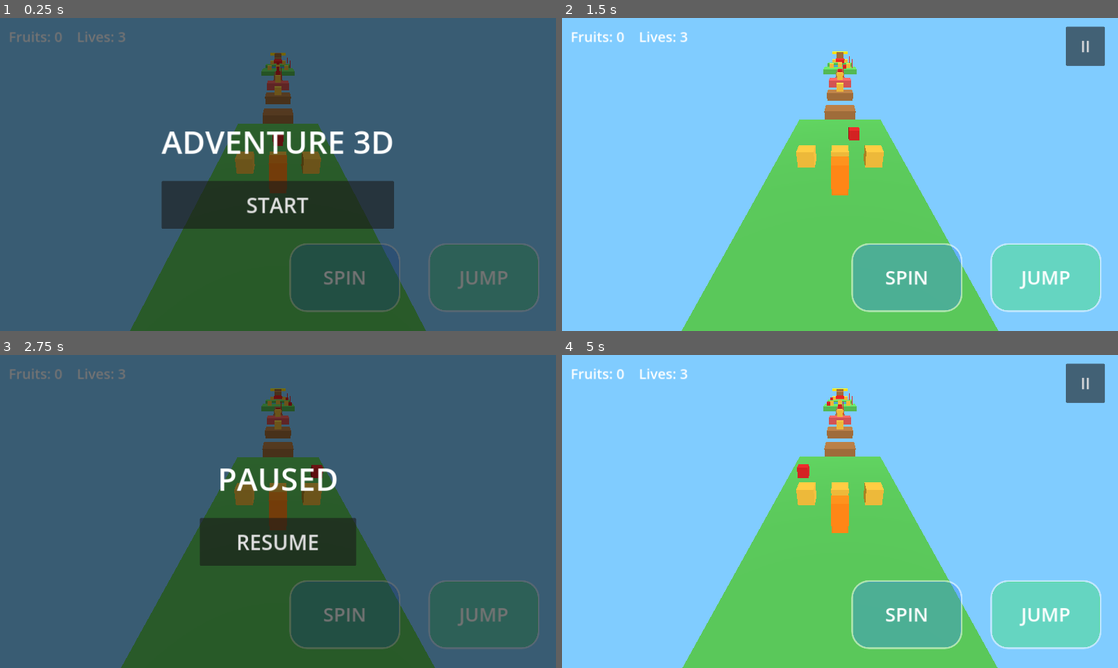
Above: before the commit, frames 1-4 (two rows, left to right).
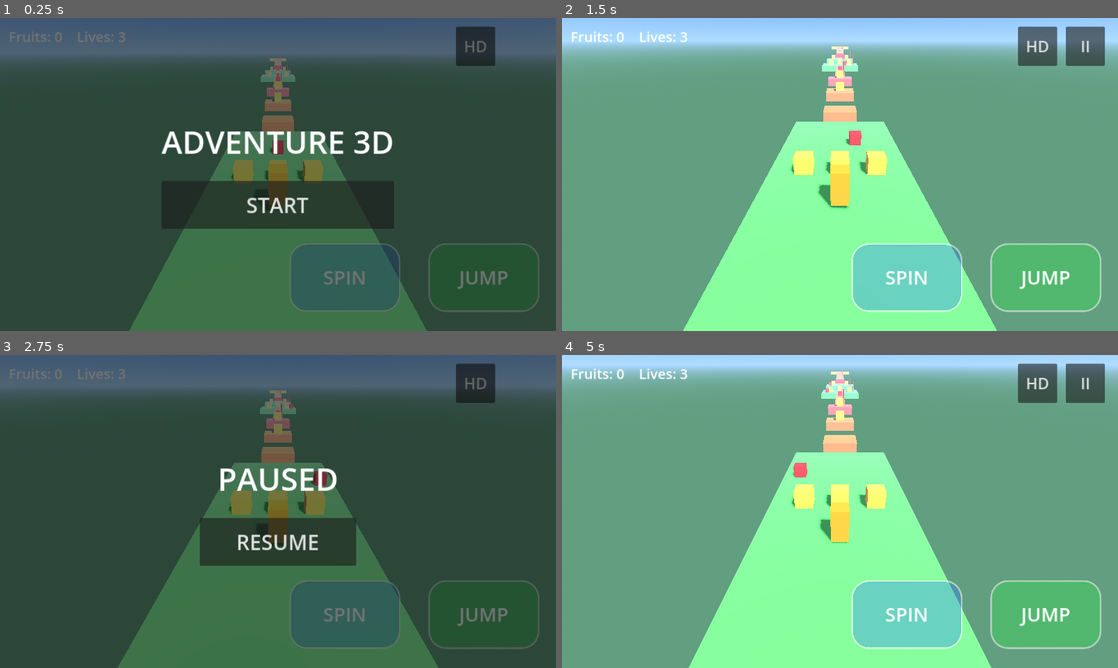
Above: after the commit, the same moments.

Repository: ksomealmlk-create/Adventure3D
Game: Godot game, scene res://main.tscn
The game is run twice, just before and just after one commit, with the same random seed, the same clock (stepped at 60 frames per second) and the same inputs.
Inputs (mouse positions are in pixels of both pictures, inside the frame that each line leads up to):
- Up to frame 1 (0.25 s): no input
- Up to frame 2 (1.5 s): click (1040, 46) at 0.5 s, where only the run after the commit has a clickable "HD"; click "START" at 1.25 s
- Up to frame 3 (2.75 s): click "II" at 2 s
- Up to frame 4 (5 s): click "RESUME" at 2.75 s; click "II" at 3.5 s; click "RESUME" at 4.25 s

The runs differ from the first frame. In frame 1, 75% of the frame differs, in the area x 0-100%, y 2-100%; in frame 2, 97%; in frame 3, 79%; in frame 4, 99%, in the area x 0-100%, y 0-100%.

Commit message:
Stage 12

Diff:
--- a/main.gd
+++ b/main.gd
@@ -1,6 +1,7 @@
 extends Node3D
 
 static var skip_menu := false
+static var fx_on := true
 
 const SPEED := 7.0
 const JUMP_V := 10.0
@@ -16,6 +17,11 @@
 var title_label: Label
 var button: Button
 var pause_btn: Button
+var quality_btn: Button
+var sun_light: DirectionalLight3D
+var mat_cache := {}
+var was_floor := true
+var dust_t := 0.0
 var stick_base: Panel
 var stick_knob: Panel
 var sfx := {}
@@ -42,10 +48,26 @@
 var hazards: Array = []
 
 func _ready() -> void:
+	Engine.physics_ticks_per_second = 120
+	RenderingServer.directional_shadow_atlas_set_size(2048, true)
+	RenderingServer.directional_soft_shadow_filter_set_quality(RenderingServer.SHADOW_QUALITY_SOFT_LOW)
 	var env := WorldEnvironment.new()
 	var e := Environment.new()
-	e.background_mode = Environment.BG_COLOR
-	e.background_color = Color(0.5, 0.8, 1.0)
+	var sky := Sky.new()
+	var sky_mat := ProceduralSkyMaterial.new()
+	sky_mat.sky_top_color = Color(0.25, 0.5, 0.9)
+	sky_mat.sky_horizon_color = Color(0.7, 0.85, 1.0)
+	sky_mat.ground_horizon_color = Color(0.7, 0.85, 1.0)
+	sky_mat.ground_bottom_color = Color(0.4, 0.6, 0.5)
+	sky.sky_material = sky_mat
+	e.background_mode = Environment.BG_SKY
+	e.sky = sky
+	e.fog_enabled = true
+	e.fog_light_color = Color(0.7, 0.85, 1.0)
+	e.fog_density = 0.005
+	e.adjustment_enabled = true
+	e.adjustment_saturation = 1.15
+	e.adjustment_contrast = 1.05
 	e.ambient_light_source = Environment.AMBIENT_SOURCE_COLOR
 	e.ambient_light_color = Color(1, 1, 1)
 	e.ambient_light_energy = 0.5
@@ -54,6 +76,11 @@
 
 	var sun := DirectionalLight3D.new()
 	sun.rotation_degrees = Vector3(-50, 30, 0)
+	sun.light_energy = 1.1
+	sun.shadow_enabled = fx_on
+	sun.directional_shadow_mode = DirectionalLight3D.SHADOW_ORTHOGONAL
+	sun.directional_shadow_max_distance = 45.0
+	sun_light = sun
 	add_child(sun)
 
 	_build_sounds()
@@ -75,6 +102,7 @@
 
 	cam = Camera3D.new()
 	add_child(cam)
+	cam.position = respawn_pos + Vector3(0, 5, 8)
 
 	_build_ui()
 
@@ -111,6 +139,14 @@
 	pause_btn.position = Vector2(sz.x - 120, 20)
 	pause_btn.pressed.connect(_on_pause)
 	layer.add_child(pause_btn)
+
+	quality_btn = Button.new()
+	quality_btn.text = "HD" if fx_on else "LD"
+	quality_btn.add_theme_font_size_override("font_size", 36)
+	quality_btn.custom_minimum_size = Vector2(90, 90)
+	quality_btn.position = Vector2(sz.x - 230, 20)
+	quality_btn.pressed.connect(_on_quality)
+	layer.add_child(quality_btn)
 
 	panel = ColorRect.new()
 	panel.color = Color(0, 0, 0, 0.55)
@@ -290,13 +326,48 @@
 		stick_knob.hide()
 		show_panel("PAUSED", "RESUME")
 
+func _mat(c: Color) -> StandardMaterial3D:
+	var k := c.to_html()
+	if not mat_cache.has(k):
+		var m := StandardMaterial3D.new()
+		m.albedo_color = c
+		m.roughness = 0.85
+		mat_cache[k] = m
+	var out: StandardMaterial3D = mat_cache[k]
+	return out
+
+func _burst(pos: Vector3, color: Color, amount: int, speed: float) -> void:
+	if not fx_on:
+		return
+	var p := CPUParticles3D.new()
+	p.one_shot = true
+	p.amount = amount
+	p.lifetime = 0.5
+	p.explosiveness = 1.0
+	p.direction = Vector3.UP
+	p.spread = 70.0
+	p.initial_velocity_min = speed * 0.5
+	p.initial_velocity_max = speed
+	p.gravity = Vector3(0, -12, 0)
+	var bm := BoxMesh.new()
+	bm.size = Vector3(0.14, 0.14, 0.14)
+	bm.material = _mat(color)
+	p.mesh = bm
+	p.position = pos
+	p.emitting = true
+	add_child(p)
+	get_tree().create_timer(1.2).timeout.connect(p.queue_free)
+
+func _on_quality() -> void:
+	fx_on = not fx_on
+	sun_light.shadow_enabled = fx_on
+	quality_btn.text = "HD" if fx_on else "LD"
+
 func _mesh(size: Vector3, color: Color, pos: Vector3) -> MeshInstance3D:
 	var mi := MeshInstance3D.new()
 	var bm := BoxMesh.new()
 	bm.size = size
-	var mat := StandardMaterial3D.new()
-	mat.albedo_color = color
-	bm.material = mat
+	bm.material = _mat(color)
 	mi.mesh = bm
 	mi.position = pos
 	return mi
@@ -380,13 +451,19 @@
 		show_panel("GAME OVER", "RETRY")
 		return
 	_play("hurt")
+	_burst(player.position, Color(1, 0.3, 0.3), 12, 4.0)
 	player.position = respawn_pos
 	player.velocity = Vector3.ZERO
 
 func _physics_process(delta: float) -> void:
-	cam.global_position = player.global_position + Vector3(0, 5, 8)
-	cam.look_at(player.global_position)
-	label.text = "Fruits: %d    Lives: %d" % [fruits, lives]
+	var cam_target := player.global_position + Vector3(0, 5, 8)
+	cam.global_position = cam.global_position.lerp(cam_target, minf(1.0, delta * 8.0))
+	cam.look_at(player.global_position + Vector3(0, 0.5, 0))
+	var hspeed := Vector2(player.velocity.x, player.velocity.z).length()
+	cam.fov = lerpf(cam.fov, 70.0 + hspeed * 1.2, minf(1.0, delta * 4.0))
+	var txt := "Fruits: %d    Lives: %d" % [fruits, lives]
+	if txt != label.text:
+		label.text = txt
 	if state != "play":
 		return
 
@@ -398,6 +475,7 @@
 	elif jump_req:
 		player.velocity.y = JUMP_V
 		_play("jump")
+		_burst(player.position - Vector3(0, 0.7, 0), Color(1, 1, 1), 6, 2.5)
 	jump_req = false
 
 	if spin_req and spin_t <= 0.0:
@@ -409,6 +487,7 @@
 		visual.rotation.y += delta * 4.0 * PI / SPIN_TIME
 		for c in crates.duplicate():
 			if is_instance_valid(c) and _near(c.position, 2.3):
+				_burst(c.position, Color(0.9, 0.7, 0.2), 14, 5.0)
 				crates.erase(c)
 				c.queue_free()
 				fruits += 1
@@ -416,6 +495,7 @@
 		for en in enemies.duplicate():
 			if is_instance_valid(en) and _near(en.position, 2.3):
 				enemies.erase(en)
+				_burst(en.position, Color(0.8, 0.1, 0.1), 12, 5.0)
 				en.queue_free()
 				_play("stomp")
 		if spin_t <= 0.0:
@@ -431,7 +511,16 @@
 		if on_it:
 			player.position += new_pos - old
 
+	var vy_before := player.velocity.y
 	player.move_and_slide()
+	var on_fl := player.is_on_floor()
+	if on_fl and not was_floor and vy_before < -5.0:
+		_burst(player.position - Vector3(0, 0.7, 0), Color(1, 1, 1), 8, 3.0)
+	was_floor = on_fl
+	dust_t -= delta
+	if on_fl and dust_t <= 0.0 and Vector2(player.velocity.x, player.velocity.z).length() > 4.0:
+		dust_t = 0.18
+		_burst(player.position - Vector3(0, 0.7, 0), Color(0.9, 0.85, 0.7), 3, 1.5)
 
 	for en in enemies.duplicate():
 		var c: Vector3 = en.get_meta("c")
@@ -443,6 +532,7 @@
 		if player.position.distance_to(en.position) < 1.0:
 			if player.velocity.y < 0.0 and player.position.y > en.position.y + 0.6:
 				enemies.erase(en)
+				_burst(en.position, Color(0.8, 0.1, 0.1), 12, 5.0)
 				en.queue_free()
 				player.velocity.y = JUMP_V * 0.7
 				_play("stomp")
@@ -466,6 +556,7 @@
 			respawn_pos = cps[i] + Vector3(0, 0.3, 0)
 			cp_mats[i].albedo_color = Color(0.2, 1.0, 0.2)
 			_play("check")
+			_burst(cps[i], Color(0.2, 1.0, 0.2), 16, 6.0)
 
 	if player.position.y < -15.0:
 		_hurt()
@@ -475,4 +566,5 @@
 		won = true
 		state = "win"
 		_play("win")
+		_burst(player.position + Vector3(0, 1, 0), Color(1, 0.84, 0), 40, 8.0)
 		show_panel("YOU WIN!\nFruits: %d" % fruits, "PLAY AGAIN")
